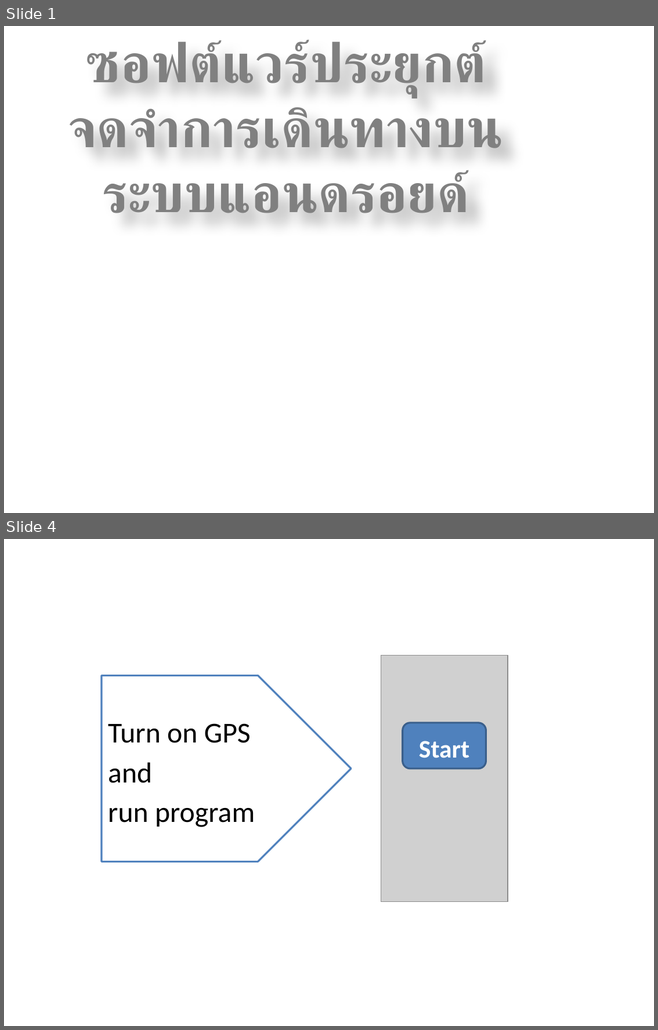
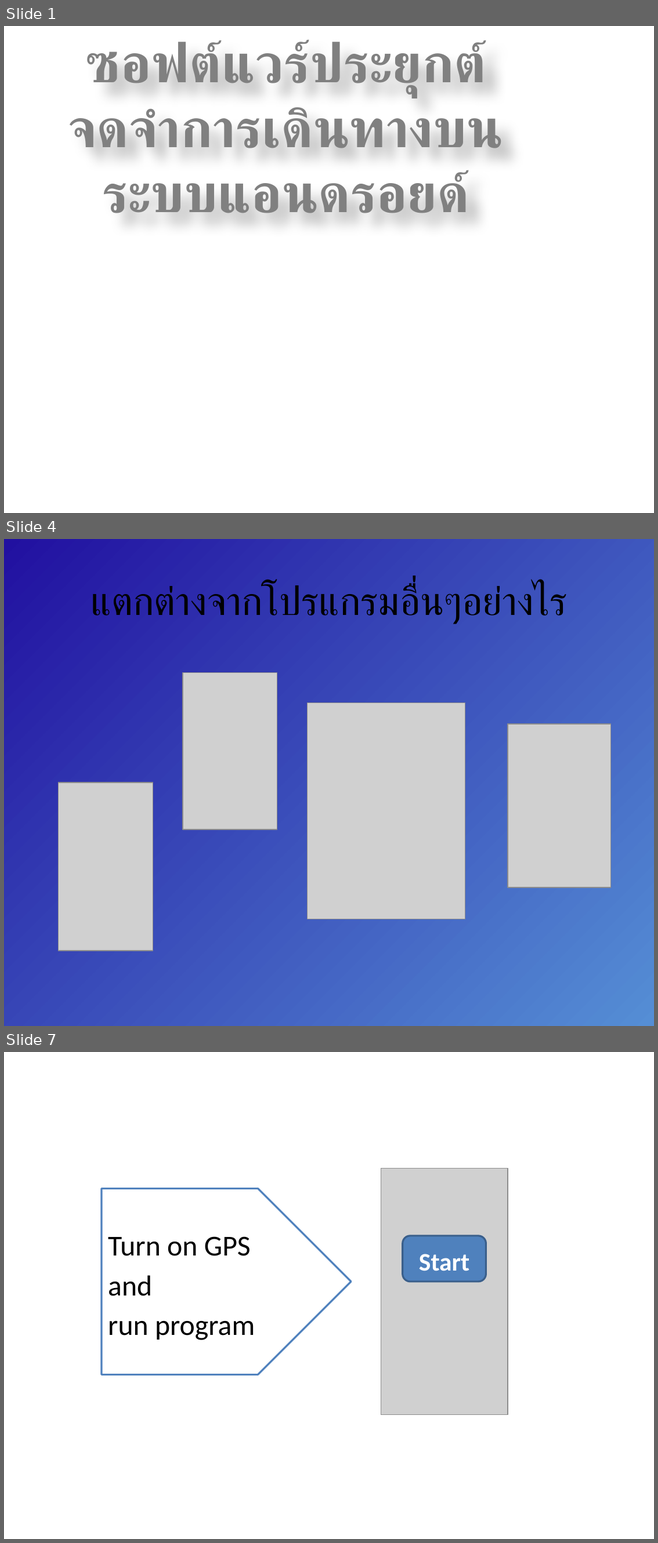
Before and after one commit to amfeelgood/Senior_Project, a slide deck: Doc/ProjectPresentation1.pptx. Shown one above the other, each under a label of ours: slides 1 and 4 before the commit, slides 1, 4 and 7 after it; the slides between them are not shown. The pictures are 658x1030 and 658x1543 pixels, drawn with LibreOffice and Linux fonts; fonts in the diff are those of the drawing; grey boxes stand for pictures; background and template pictures are left out. Boxes give left, top, right and bottom in pixels: in the first picture for what was removed or moved away, otherwise in the second. Text is boxed around its words. In the diff, an @@ line names an element or a change of style, - is before the commit and + after.

```diff
--- a/Doc/ProjectPresentation1.pptx
+++ b/Doc/ProjectPresentation1.pptx
@@ slide 4 added at [4, 539, 654, 1026], background gradient #558ED5 to #2110A0 to #FFFFFF to #FFEBFA @@
@@ title added at [91, 584, 567, 624], 44 pt, text #000000 @@
+แตกต่างจากโปรแกรมอื่นๆอย่างไร
@@ picture added at [183, 673, 277, 830] @@
@@ picture added at [307, 703, 465, 918] @@
@@ picture added at [507, 724, 610, 888] @@
@@ picture added at [58, 783, 152, 951] @@
@@ what was slide 4 is now slide 7 @@
```
Also in this commit, not shown: 2 slides changed, 2 other slides added.
